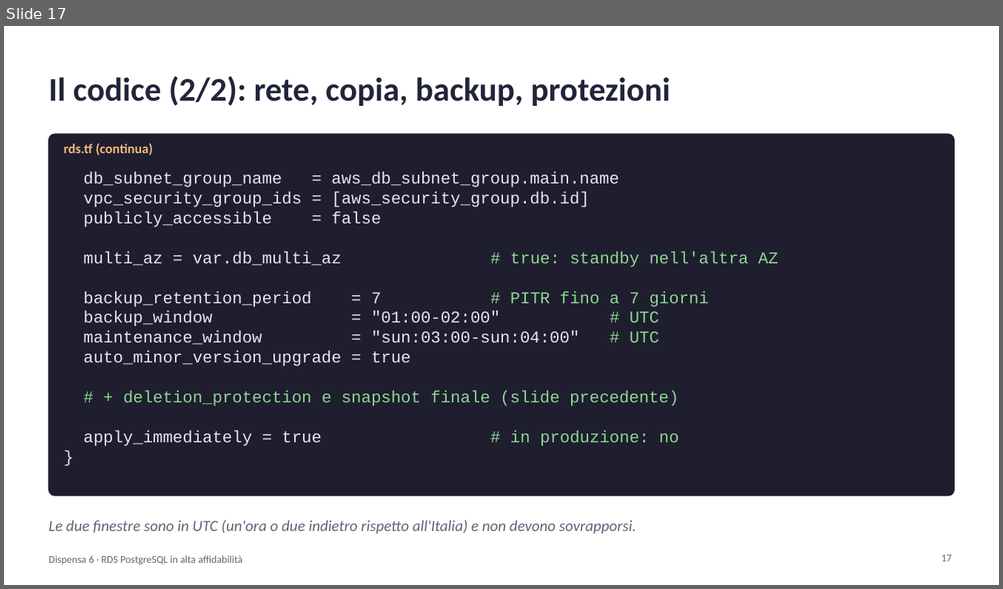
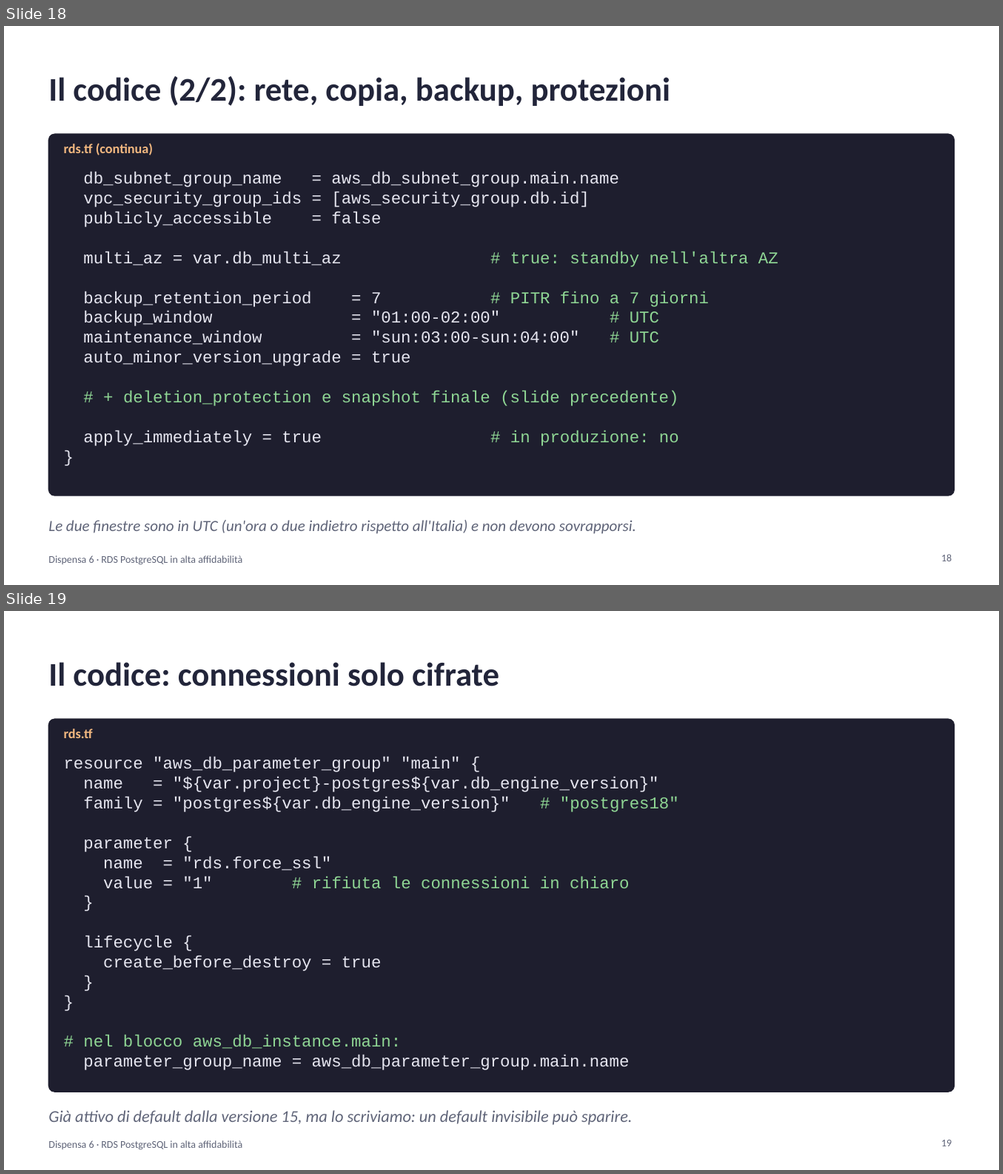
Before and after one commit to cereZ23/aws, a slide deck: slide/slide-6-rds.pptx. Shown one above the other, each under a label of ours: slide 17 before the commit, slides 18 and 19 after it. The pictures are 1003x589 and 1003x1174 pixels, drawn with LibreOffice and Linux fonts; fonts in the diff are those of the drawing. Boxes give left, top, right and bottom in pixels: in the first picture for what was removed or moved away, otherwise in the second. Text is boxed around its words. In the diff, an @@ line names an element or a change of style, - is before the commit and + after.

Commit message:
Lezione 6: connessioni al database solo cifrate (rds.force_ssl) e verificate (verify-full)

```diff
--- a/slide/slide-6-rds.pptx
+++ b/slide/slide-6-rds.pptx
@@ slide 19 added at <box>4,611,999,1170</box>, background #FFFFFF @@
@@ text added at <box>48,662,499,686</box>, 32 pt, text #22253A, bold @@
+Il codice: connessioni solo cifrate
@@ rounded rectangle added at <box>48,719,954,1092</box>, fill #1E1E2E, outline #1E1E2E 1 pt @@
@@ text added at <box>64,729,93,738</box>, 13 pt, text #F2B880, bold @@
+rds.tf
@@ text added at <box>64,757,679,1071</box>, 16 pt, text #E6E6F0 @@
+resource "aws_db_parameter_group" "main" {
+name = "${var.project}-postgres${var.db_engine_version}"
+family = "postgres${var.db_engine_version}" # "postgres18"
+parameter {
+name = "rds.force_ssl"
+value = "1" # rifiuta le connessioni in chiaro
+}
+lifecycle {
+create_before_destroy = true
+}
+}
+# nel blocco aws_db_instance.main:
+parameter_group_name = aws_db_parameter_group.main.name
@@ text added at <box>48,1111,632,1125</box>, 16 pt, text #5F6478, italic @@
+Già attivo di default dalla versione 15, ma lo scriviamo: un default invisibile può sparire.
@@ text added at <box>48,1141,242,1150</box>, 10 pt, text #5F6478 @@
+Dispensa 6 · RDS PostgreSQL in alta affidabilità
@@ page number added at <box>941,1140,951,1147</box>, 10 pt, text #5F6478 @@
+19
@@ what was slide 17 is now slide 18 @@
@@ page number at <box>941,554,951,562</box>: text changed @@
-17
+18
```
Also in this commit, not shown: 3 slides changed, 1 other slide added, 1 other file.
